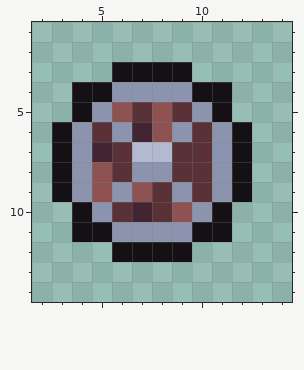
Pixel-art sprite: Assets/Sprites/Items/woodenBuckler.png. Above: the version before the commit.
The file is 16x16 pixels. Shown: x 2..14, y 1..14.
The same view after the edit:
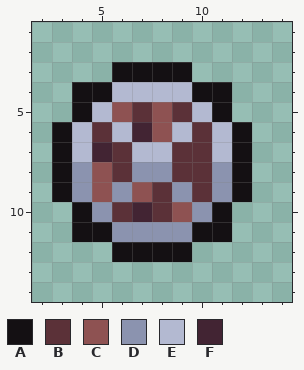
Palette (. is transparent): A #141013  B #5b3138  C #8e5252  D #8b93af  E #b3b9d1  F #422433
The edit:
@@ x 2..14 @@
  3 ....AAAA.....
- 4 ..AADDDDAA...
- 5 ..ADCBCBDA...
- 6 .ADBDFCDBDA..
- 7 .ADFBEEBBDA..
+ 4 ..AAEEEEAA...
+ 5 ..AECBCBEA...
+ 6 .AEBEFCEBEA..
+ 7 .AEFBEEBBEA..
  8 .ADCBDDBBDA..
